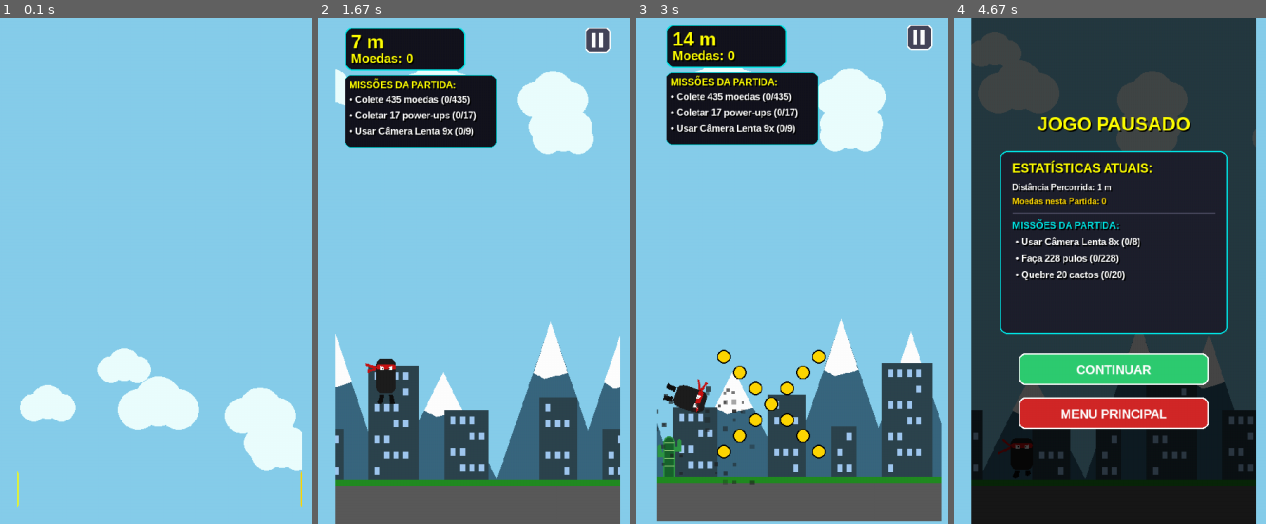
Above: before the commit, frames 1-4 (left to right).
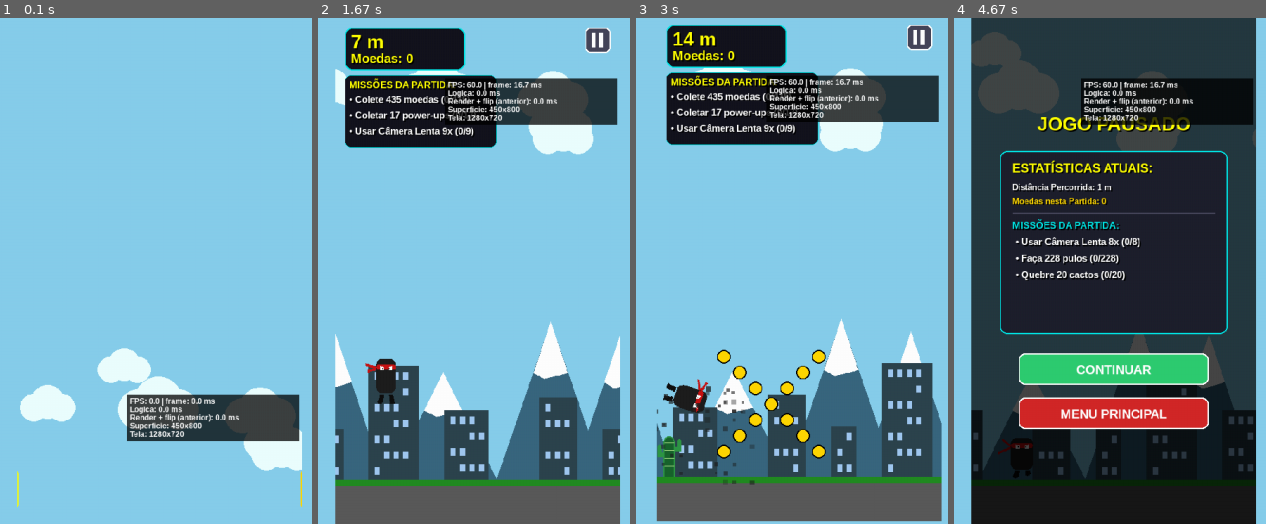
Above: after the commit, the same moments.

Repository: MrPoopBR/pixel_rush
Game: pygame game, started from main.py
Two runs of this game, one before a commit and one after it. Both use one fixed random seed, a clock stepped at 60 frames per second and the inputs below.
Inputs (mouse positions are in pixels of both pictures, inside the frame that each line leads up to):
- Up to frame 1 (0.1 s): no input
- Up to frame 2 (1.67 s): click (477, 271) at 0.38 s; hold Up 0.67-1.13 s; hold Down 1.17-1.47 s; hold Up from 1.5 s (still down)
- Up to frame 3 (3 s): release Up at 1.87 s; hold Down 1.9-2.27 s; hold Up 2.3-2.6 s; hold Down 2.63-2.93 s; hold Up from 2.97 s (still down)
- Up to frame 4 (4.67 s): release Up at 3.33 s; hold Down 3.37-3.73 s; click (1200, 382) at 4.15 s; tap Ac Back at 4.43 s

The runs differ from the first frame. In frame 1, 5.1% of the frame differs, in the area x 40-97%, y 74-84%; in frame 2, 4.4%; in frame 3, 4.3%; in frame 4, 4.9%.

Commit message:
Update main.py

Diff:
--- a/main.py
+++ b/main.py
@@ -5,6 +5,7 @@
 import os
 import math
 import array
+import time
 from pygame.sprite import Sprite
 
 # --- SUPORTE A VIBRAÇÃO (ANDROID / PLYER) ---
@@ -45,6 +46,10 @@
 
 # Versão do Jogo
 VERSAO = "v3.4.0"
+
+# Diagnostico temporario: mostra FPS e tempo gasto em logica/renderizacao.
+# Defina False para ocultar o painel depois do teste.
+DEBUG_PERFORMANCE = True
 
 # Resolução lógica interna do jogo (Proporção Vertical 450x800)
 LARGURA_VIRTUAL = 450
@@ -1733,6 +1738,24 @@
     novo_recorde_alcançado = False
     frame_count = 0
 
+    # Medicao simples do desempenho real no dispositivo (sem alterar a simulacao).
+    _perf_window_start = time.perf_counter()
+    _perf_window_frames = 0
+    _perf_last_loop_start = _perf_window_start
+    debug_fps = 0.0
+    debug_frame_ms = 0.0
+    debug_logic_ms = 0.0
+    debug_render_ms = 0.0
+    debug_logic_start = _perf_window_start
+    debug_render_start = _perf_window_start
+
+    # Superficie reutilizada para o painel de diagnostico.
+    debug_panel = pygame.Surface((272, 74), pygame.SRCALPHA)
+    debug_panel.fill((0, 0, 0, 190))
+    debug_font = pygame.font.SysFont("Arial", 12, bold=True)
+    debug_text_surfaces = []
+    debug_last_text_update = 0.0
+
     shake_timer = 0
     shake_intensidade = 0
 
@@ -1892,6 +1915,16 @@
 
     rodando = True
     while rodando:
+        _loop_start = time.perf_counter()
+        debug_frame_ms = (_loop_start - _perf_last_loop_start) * 1000.0
+        _perf_last_loop_start = _loop_start
+        _perf_window_frames += 1
+        _perf_elapsed = _loop_start - _perf_window_start
+        if _perf_elapsed >= 0.5:
+            debug_fps = _perf_window_frames / max(_perf_elapsed, 0.001)
+            _perf_window_frames = 0
+            _perf_window_start = _loop_start
+
         frame_count += 1
 
         largura_atual_tela, altura_atual_tela = tela.get_size()
@@ -2069,6 +2102,7 @@
             if dy > 30:
                 segurando_baixo_touch = True
 
+        debug_logic_start = time.perf_counter()
         if estado == "JOGANDO":
             vel_base = min(20.0, 6.0 + (metros_atuais / 35.0) * 0.35)
             if jogador.tempo_slow > 0:
@@ -2231,6 +2265,9 @@
         elif estado in ["INICIO", "LOJA", "UPGRADES", "CONFIG"]:
             bg_parallax.update(1.2)
 
+        debug_logic_ms = (time.perf_counter() - debug_logic_start) * 1000.0
+        debug_render_start = time.perf_counter()
+
         # --- RENDERIZAÇÃO NA TELA VIRTUAL ---
         # O ParallaxBackground.draw() já preenche o céu nos estados de jogo.
         # Evitamos um segundo fill da tela inteira nesses frames.
@@ -2624,6 +2661,26 @@
             display_surface.blit(surf_mg, (btn_menu_gameover.centerx - surf_mg.get_width() // 2,
                                            btn_menu_gameover.centery - surf_mg.get_height() // 2))
 
+        if DEBUG_PERFORMANCE:
+            _debug_now = time.perf_counter()
+            # Atualiza os textos 4 vezes por segundo para o proprio diagnostico
+            # ter custo minimo e nao mascarar o desempenho que estamos medindo.
+            if not debug_text_surfaces or _debug_now - debug_last_text_update >= 0.25:
+                linhas_debug = (
+                    f"FPS: {debug_fps:.1f} | frame: {debug_frame_ms:.1f} ms",
+                    f"Logica: {debug_logic_ms:.1f} ms",
+                    f"Render + flip (anterior): {debug_render_ms:.1f} ms",
+                    f"Superficie: {display_surface.get_width()}x{display_surface.get_height()}",
+                    f"Tela: {tela.get_width()}x{tela.get_height()}"
+                )
+                debug_text_surfaces = [debug_font.render(linha, True, (255, 255, 255))
+                                       for linha in linhas_debug]
+                debug_last_text_update = _debug_now
+
+            display_surface.blit(debug_panel, (LARGURA_VIRTUAL - 277, 95))
+            for _i, _texto_debug in enumerate(debug_text_surfaces):
+                display_surface.blit(_texto_debug, (LARGURA_VIRTUAL - 272, 99 + _i * 13))
+
         ox, oy = 0, 0
         if shake_timer > 0:
             shake_timer -= 1
@@ -2650,6 +2707,7 @@
         tela.blit(superficie_final, pos_final)
 
         pygame.display.flip()
+        debug_render_ms = (time.perf_counter() - debug_render_start) * 1000.0
         relogio.tick(60)
 
     pygame.quit()
